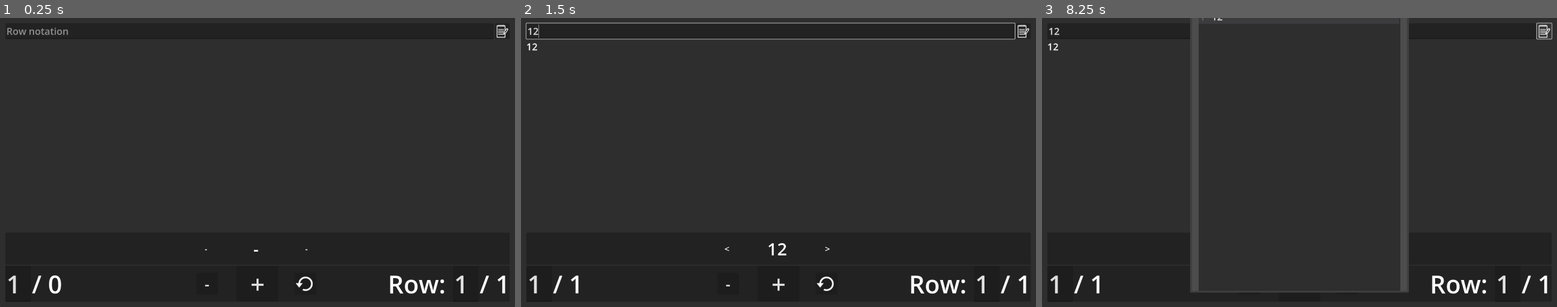
Above: before the commit, frames 1-3 (left to right).
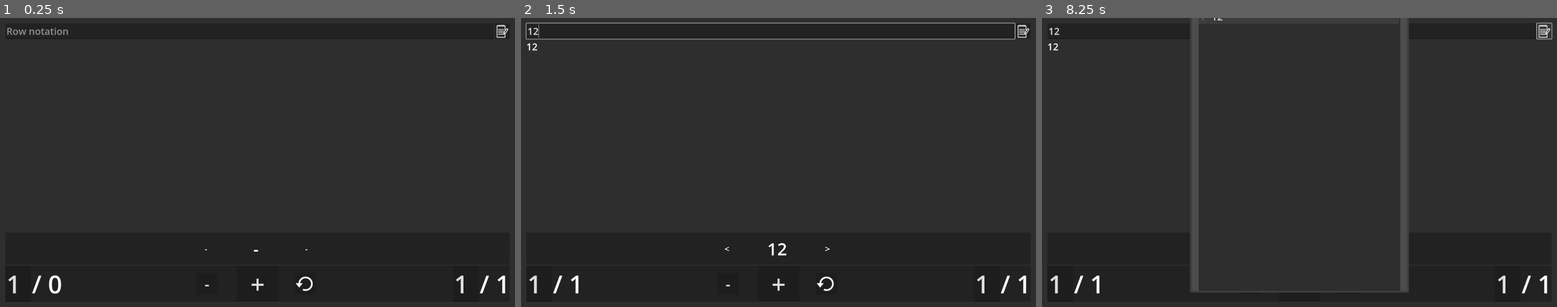
Above: after the commit, the same moments.

Repository: FlynnD273/CrochetCounter
Game: Godot game, scene res://main.tscn
The game is run twice, just before and just after one commit, with the same random seed, the same clock (stepped at 60 frames per second) and the same inputs.
Inputs (mouse positions are in pixels of both pictures, inside the frame that each line leads up to):
- Up to frame 1 (0.25 s): no input
- Up to frame 2 (1.5 s): click (768, 32) at 0.52 s; type "12" at 0.6 s; click (824, 283) at 1.25 s
- Up to frame 3 (8.25 s): click (1345, 283) at 2 s; click (1345, 283) at 2.75 s; click "+" at 3.5 s; click "-" at 4.25 s; click "+" at 5 s; click "-" at 5.75 s; click "+" at 6.5 s; click "-" at 7.25 s; click (1546, 32) at 8 s

The runs differ from the first frame. In frame 1, 0.3% of the frame differs, in the area x 75-87%, y 89-96%; in frame 2, 0.3%; in frame 3, 0.3%.

Commit message:
Remove row label to be more mobile friendly

Diff:
--- a/main.tscn
+++ b/main.tscn
@@ -222,11 +222,6 @@
 [node name="Spacer" type="Control" parent="MarginContainer/VBoxContainer/PanelContainer/HBoxContainer"]
 layout_mode = 2
 size_flags_horizontal = 3
-
-[node name="Label" type="Label" parent="MarginContainer/VBoxContainer/PanelContainer/HBoxContainer"]
-layout_mode = 2
-theme_type_variation = &"BigLabel"
-text = "Row: "
 
 [node name="CurrentRow" type="LineEdit" parent="MarginContainer/VBoxContainer/PanelContainer/HBoxContainer" node_paths=PackedStringArray("manager")]
 layout_mode = 2
Not shown, changed: web/index.html
Not shown, changed: web/index.pck
Not shown, changed: web/index.service.worker.js
